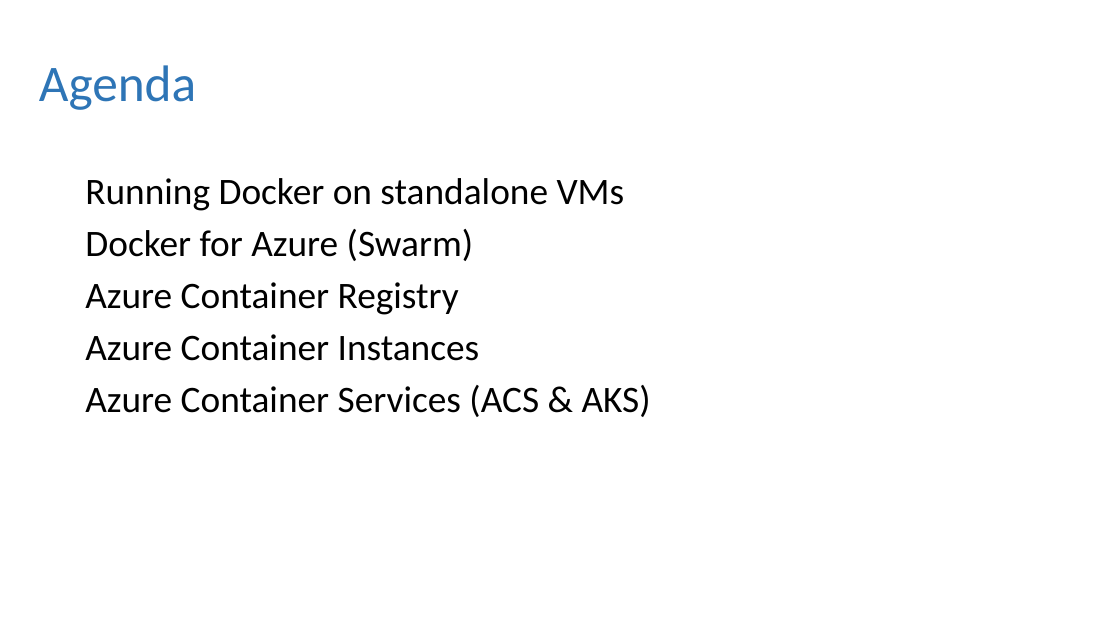
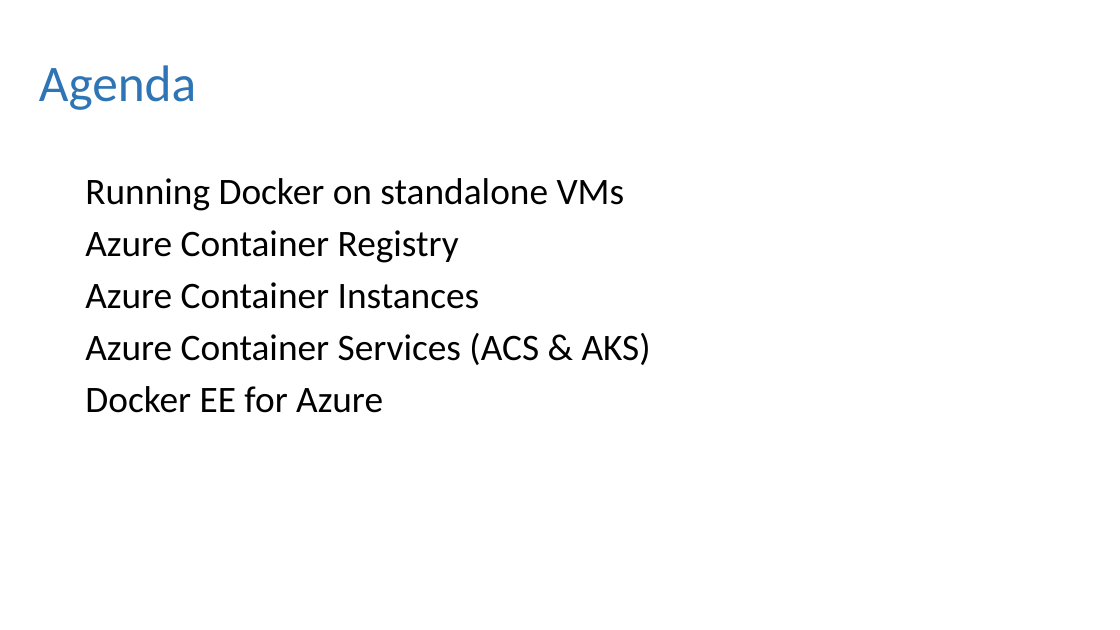
Before and after one commit to dbafromthecold/ContainersInTheCloud, a slide deck: slide 4 of ContainersInTheCloud.pptx. Drawn at 1120x630 pixels with LibreOffice and Linux fonts; fonts in the diff are those of the drawing; background and template pictures are left out. Boxes give left, top, right and bottom in pixels: in the first picture for what was removed or moved away, otherwise in the second. Text is boxed around its words. In the diff, an @@ line names an element or a change of style, - is before the commit and + after.

```diff
--- a/ContainersInTheCloud.pptx
+++ b/ContainersInTheCloud.pptx
@@ text at [85,229,473,261]: paragraph removed @@
-Docker for Azure (Swarm)
@@ text at [85,386,383,413]: paragraph added @@
+Docker EE for Azure
```
Also in this commit, not shown: 5 other slides changed, 14 slides added, 2 slides removed, 1 other file.
